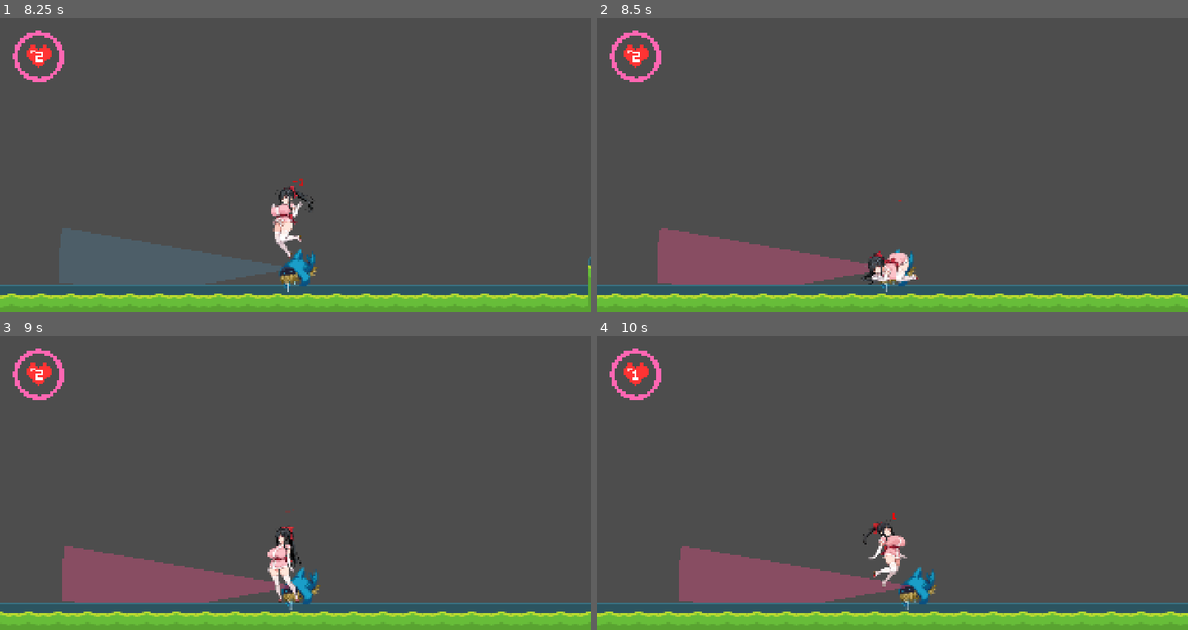
Above: before the commit, frames 1-4 (two rows, left to right).
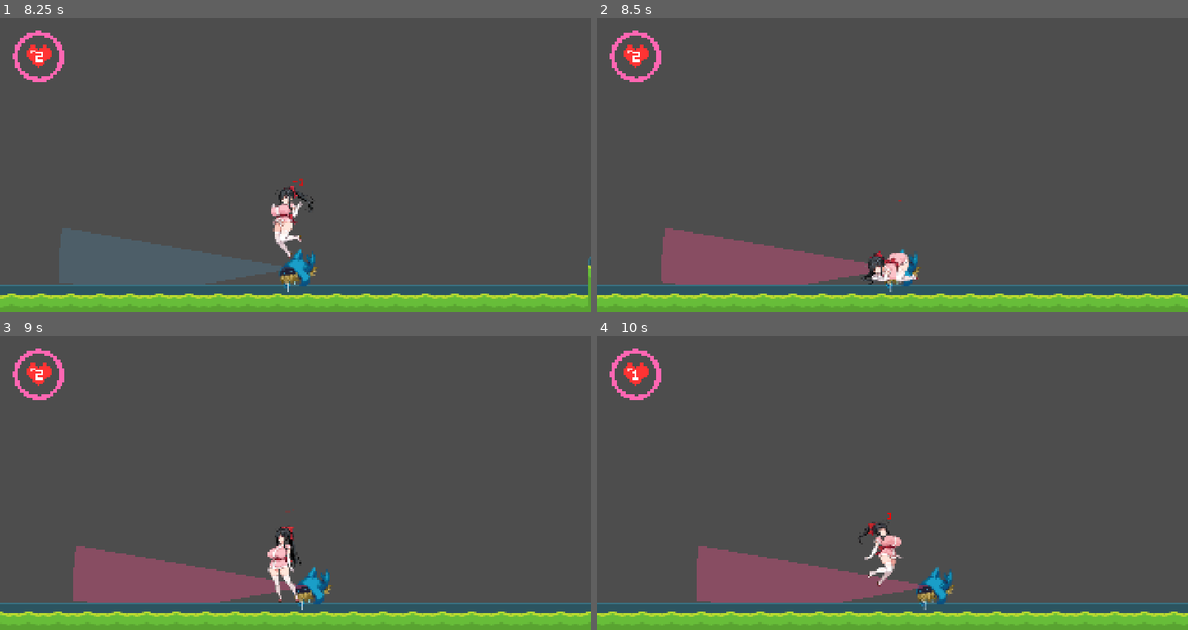
Above: after the commit, the same moments.

Repository: tea-X09A/Suzuran
Game: Godot game, scene res://scenes/levels/level0.tscn
The game is run twice, just before and just after one commit, with the same random seed, the same clock (stepped at 60 frames per second) and the same inputs. The engine's default icon, where the game draws it, is replaced by a stand-in: a white triangle on a blue panel in a dark square.
Inputs:
- Up to frame 1 (8.25 s): hold D (right) 0.53-2.03 s; tap F (fight) at 0.6, 3.6, 6.6 s; tap Space (jump) at 0.77, 1.52, 3.02, 3.77, 4.52, 6.02, 6.77, 7.52 s; tap C (shooting) at 1.35, 4.35, 7.35 s; hold S (squat) 2.03-2.78 s; hold A (left) 2.03-4.28 s; tap Shift at 2.85, 5.85 s; hold D (right) 4.28-8.03 s; hold S (squat) 5.03-5.78 s; hold A (left) from 8.03 s (still down); hold S (squat) from 8.03 s (still down)
- Up to frame 2 (8.5 s): keep holding A (left); keep holding S (squat)
- Up to frame 3 (9 s): keep holding A (left); release S (squat) at 8.78 s; tap Shift at 8.85 s
- Up to frame 4 (10 s): tap Space (jump) at 9.02, 9.77 s; release A (left) at 9.53 s; hold D (right) from 9.53 s (still down); tap F (fight) at 9.6 s

Frame 1 is identical in both runs. In frame 2, 0.5% of the frame differs, in the area x 10-55%, y 71-94%; in frame 3, 1.4%; in frame 4, 3.4%, in the area x 0-100%, y 60-99%.

Commit message:
Add enemy stop behavior when player in range and optimize hitbox detection
- Enemy now stops moving when player's hurtbox is within hitbox range during chase
- Consolidate duplicate hitbox overlap checks into single call per frame
- Cache overlapping player detection to improve performance

🤖 Generated with [Claude Code](https://claude.com/claude-code)

Co-Authored-By: Claude <noreply@anthropic.com>

Diff:
--- a/scripts/enemies/base_enemy.gd
+++ b/scripts/enemies/base_enemy.gd
@@ -41,7 +41,7 @@
 
 # 敵のID（アニメーション名に使用、継承先で設定）
 var enemy_id: String = ""
-# キャプチャ時の状態（アニメーション名に使用）
+# キャプチャ時の状態（アニメーション名に使用、初期値をnormalとする）
 var capture_condition: String = "normal"
 # 処理が有効かどうかのフラグ
 var processing_enabled: bool = false
@@ -81,6 +81,8 @@
 var vision_update_counter: int = 0
 # 視界更新の間隔（フレーム数）
 var vision_update_interval: int = 5
+# hitboxと重なっているプレイヤー（キャッシュ用）
+var overlapping_player: Node2D = null
 
 # ======================== 初期化処理 ========================
 
@@ -157,6 +159,9 @@
 	if not is_on_floor():
 		velocity.y += GRAVITY * delta
 
+	# hitboxと重なっているプレイヤーをチェック（1フレームに1回のみ）
+	overlapping_player = _get_overlapping_player()
+
 	# プレイヤーが範囲外にいる時間のカウント
 	if player_out_of_range and current_state == "chasing":
 		time_out_of_range += delta
@@ -167,9 +172,14 @@
 	# 現在の状態に応じた処理
 	match current_state:
 		"chasing":
-			# プレイヤーを追跡
-			if player:
-				_chase_player()
+			# hitboxがplayerのhurtboxと重なっているかチェック
+			if overlapping_player:
+				# 攻撃範囲内なので立ち止まる
+				velocity.x = 0.0
+			else:
+				# プレイヤーを追跡
+				if player:
+					_chase_player()
 			# 追跡中も壁衝突を検知
 			if is_on_wall():
 				hit_wall = true
@@ -217,8 +227,9 @@
 	if vision_update_counter >= vision_update_interval:
 		vision_update_counter = 0
 		_update_vision()
-	# フレームごとのプレイヤーコリジョンチェック
-	check_player_collision()
+	# キャプチャ処理
+	if overlapping_player:
+		_try_capture_player(overlapping_player)
 
 # ======================== プレイヤー検知と追跡 ========================
 
@@ -293,6 +304,21 @@
 ## プレイヤーを追跡（継承先でオーバーライド）
 func _chase_player() -> void:
 	pass
+
+## hitboxと重なっているプレイヤーを取得
+func _get_overlapping_player() -> Node2D:
+	if not hitbox:
+		return null
+
+	# プレイヤーのHurtboxとの重なりをチェック
+	for area in hitbox.get_overlapping_areas():
+		# Hurtboxの親ノードを取得
+		var parent_node: Node = area.get_parent()
+		# 親ノードがプレイヤーグループに所属しているか確認
+		if parent_node and parent_node.is_in_group("player"):
+			return parent_node
+
+	return null
 
 ## 待機状態にリセット
 func _reset_to_waiting() -> void:
@@ -329,26 +355,16 @@
 
 # ======================== Hitboxによるプレイヤー検知 ========================
 
-## フレームごとのプレイヤーコリジョンチェック
-func check_player_collision() -> void:
-	if not hitbox:
-		return
-
+## キャプチャ処理を試行
+func _try_capture_player(player_node: Node2D) -> void:
 	# クールダウン中は処理しない
 	var current_time: float = Time.get_unix_time_from_system()
 	if current_time - last_capture_time < capture_cooldown:
 		return
 
-	# プレイヤーのHurtboxとの重なりをチェック
-	for area in hitbox.get_overlapping_areas():
-		# Hurtboxの親ノードを取得
-		var parent_node: Node = area.get_parent()
-		# 親ノードがプレイヤーグループに所属しているか確認
-		if parent_node and parent_node.is_in_group("player"):
-			# 実際にキャプチャを適用した場合のみタイマーを更新
-			if apply_capture_to_player(parent_node):
-				last_capture_time = current_time
-			break
+	# 実際にキャプチャを適用した場合のみタイマーを更新
+	if apply_capture_to_player(player_node):
+		last_capture_time = current_time
 
 ## プレイヤーにキャプチャを適用
 func apply_capture_to_player(body: Node2D) -> bool:
